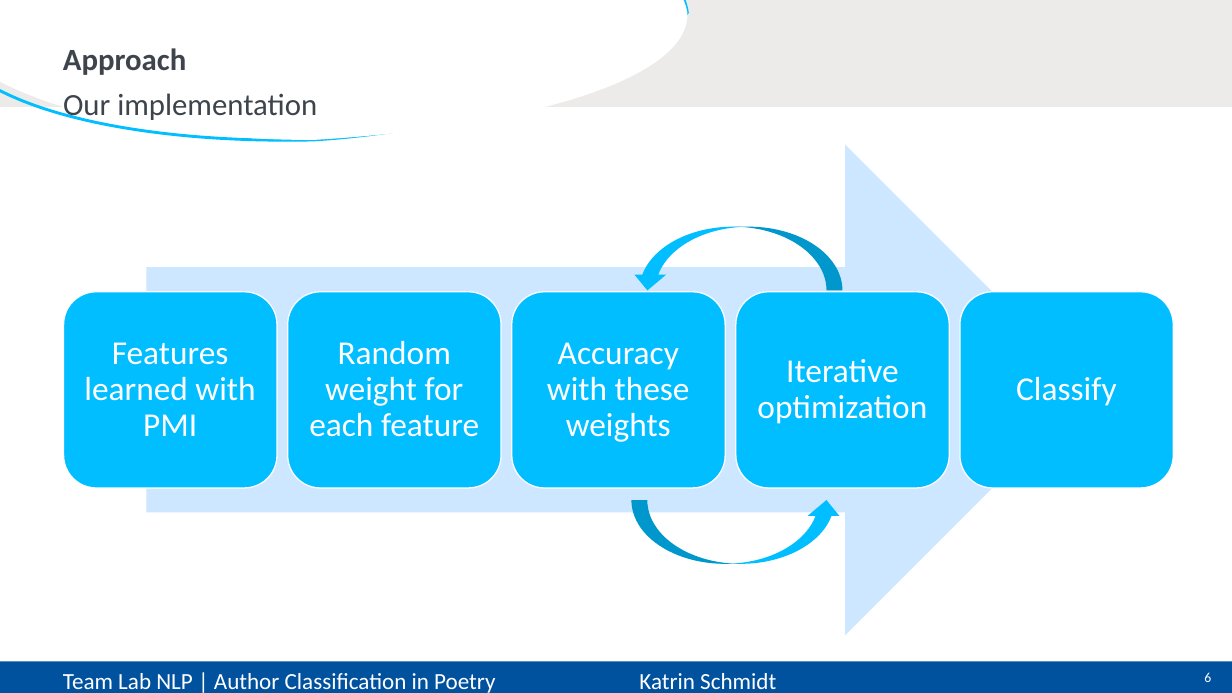
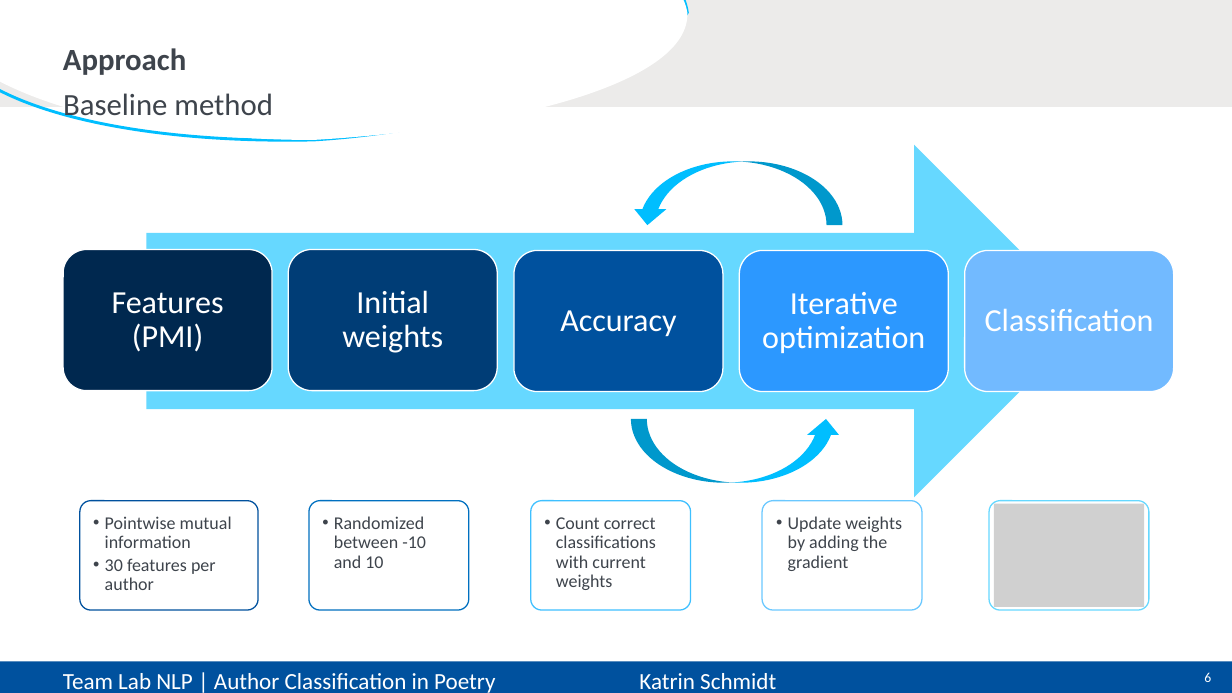
Before and after one commit to CarlottaQuensel/Author_Classification-Team_Lab, a slide deck: slide 6 of reports/TeamLab-presentation.pptx. Drawn at 1232x693 pixels with LibreOffice and Linux fonts; fonts in the diff are those of the drawing; grey boxes stand for pictures. Boxes give left, top, right and bottom in pixels: in the first picture for what was removed or moved away, otherwise in the second. Text is boxed around its words. In the diff, an @@ line names an element or a change of style, - is before the commit and + after.

```diff
--- a/reports/TeamLab-presentation.pptx
+++ b/reports/TeamLab-presentation.pptx
@@ text at bbox=[63, 93, 273, 123]: text changed @@
-Our implementation
+Baseline method
@@ right arrow: place and size @@
-right arrow at bbox=[146, 144, 1091, 635]
+right arrow at bbox=[146, 144, 1091, 497]
@@ right arrow at bbox=[146, 144, 1091, 497]: fill #CCE8FF to #66D8FF @@
@@ curved up arrow: place and size @@
-curved up arrow at bbox=[631, 226, 842, 290]
+curved up arrow at bbox=[631, 162, 842, 226]
@@ rounded rectangle: place and size @@
-rounded rectangle at bbox=[64, 292, 277, 488]
+rounded rectangle at bbox=[63, 250, 272, 391]
@@ rounded rectangle at bbox=[63, 250, 272, 391]: fill #00BEFF to #00294F @@
@@ rounded rectangle: place and size @@
-rounded rectangle at bbox=[287, 292, 501, 488]
+rounded rectangle at bbox=[288, 250, 497, 391]
@@ rounded rectangle at bbox=[288, 250, 497, 391]: fill #00BEFF to #003D76 @@
@@ rounded rectangle: place and size @@
-rounded rectangle at bbox=[512, 292, 726, 488]
+rounded rectangle at bbox=[514, 250, 723, 392]
@@ rounded rectangle at bbox=[514, 250, 723, 392]: fill #00BEFF to #00519E @@
@@ rounded rectangle: place and size @@
-rounded rectangle at bbox=[736, 292, 949, 488]
+rounded rectangle at bbox=[739, 250, 948, 392]
@@ rounded rectangle at bbox=[739, 250, 948, 392]: fill #00BEFF to #2C98FF @@
@@ text "Iterative optimization": place and size @@
-text "Iterative optimization" at bbox=[757, 359, 927, 424]
+text "Iterative optimization" at bbox=[762, 292, 925, 353]
@@ text "Iterative optimization" at bbox=[762, 292, 925, 353]: size 26 to 25 pt @@
@@ rounded rectangle: place and size @@
-rounded rectangle at bbox=[960, 292, 1174, 488]
+rounded rectangle at bbox=[965, 250, 1174, 392]
@@ rounded rectangle at bbox=[965, 250, 1174, 392]: fill #00BEFF to #72BAFF @@
@@ text at bbox=[112, 292, 224, 352]: text changed; size 26 to 25 pt @@
-Features learned with PMI
+Features (PMI)
@@ text added at bbox=[342, 290, 443, 353], 25 pt, text #FFFFFF @@
+Initial weights
@@ text at bbox=[560, 310, 676, 337]: text changed; size 26 to 25 pt @@
-Accuracy with these weights
+Accuracy
@@ text added at bbox=[985, 309, 1154, 331], 25 pt, text #FFFFFF @@
+Classification
@@ text removed at bbox=[309, 341, 479, 437] @@
-Random weight for each feature
@@ text removed at bbox=[1016, 377, 1117, 406] @@
-Classify
@@ curved up arrow: place and size @@
-curved up arrow at bbox=[631, 500, 842, 564]
+curved up arrow at bbox=[631, 419, 842, 482]
@@ rounded rectangle added at bbox=[79, 501, 258, 610], fill #FFFFFF at 90% opacity, outline #00519E 1 pt @@
@@ rounded rectangle added at bbox=[309, 501, 469, 610], fill #FFFFFF at 90% opacity, outline #0070C0 1 pt @@
@@ rounded rectangle added at bbox=[531, 501, 690, 610], fill #FFFFFF at 90% opacity, outline #3FC0FF 1 pt @@
@@ rounded rectangle added at bbox=[762, 501, 922, 610], fill #FFFFFF at 90% opacity, outline #6AC9FF 1 pt @@
@@ rounded rectangle added at bbox=[989, 501, 1149, 610], fill #FFFFFF at 90% opacity, outline #66D8FF 1 pt @@
@@ picture added at bbox=[994, 504, 1145, 607] @@
@@ text added at bbox=[105, 516, 232, 590], 14 pt, text #3E444C @@
+  • Pointwise mutual information
+  • 30 features per author
@@ text added at bbox=[334, 516, 426, 568], 14 pt, text #3E444C @@
+  • Randomized between -10 and 10
@@ text added at bbox=[556, 517, 656, 590], 14 pt, text #3E444C @@
+  • Count correct classifications with current weights
@@ text added at bbox=[788, 516, 902, 571], 14 pt, text #3E444C @@
+  • Update weights by adding the gradient
```
Also in this commit, not shown: 6 other slides changed, 1 slide added, 1 slide removed, 4 other files.
